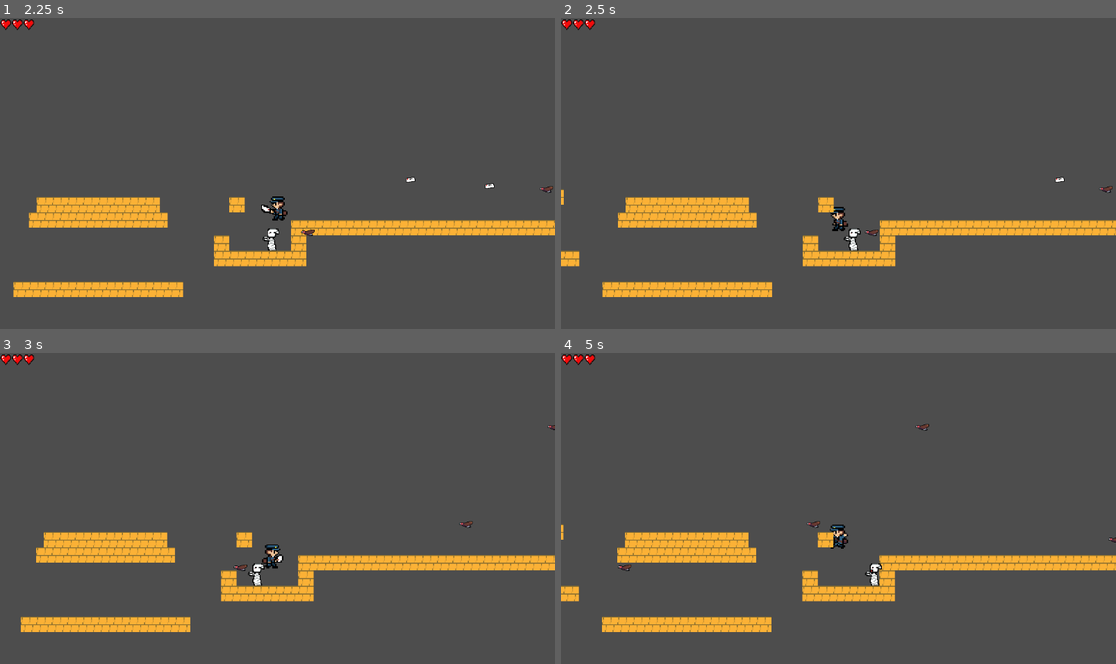
Above: before the commit, frames 1-4 (two rows, left to right).
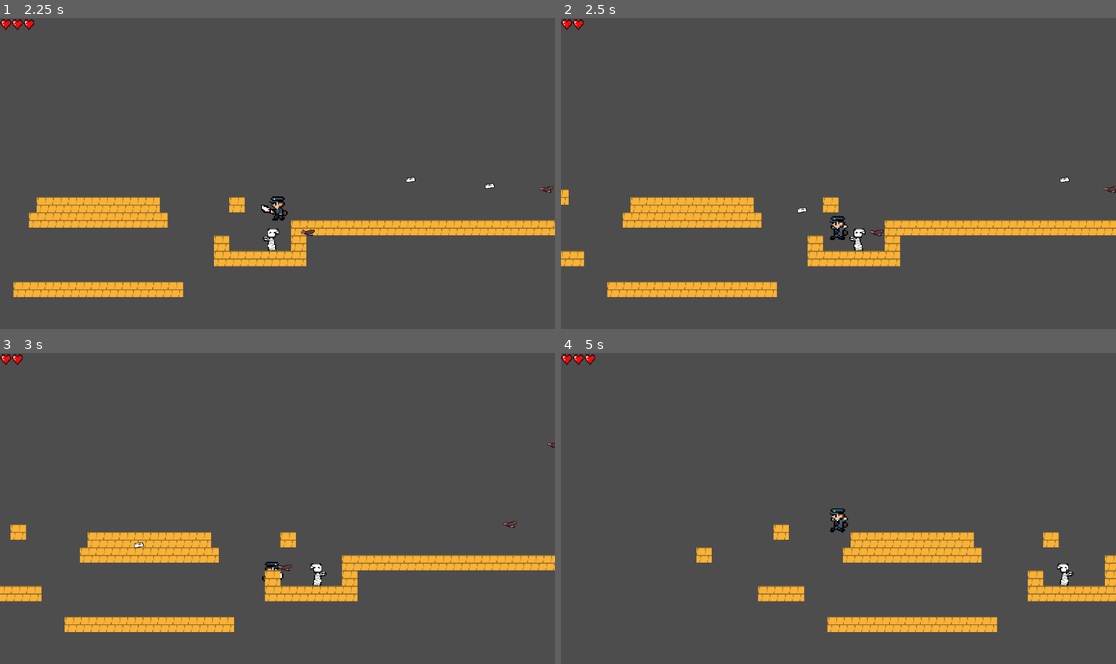
Above: after the commit, the same moments.

Repository: Suukhii/Delivery-through-time
Game: Godot game, scene res://scenes/game.tscn
The game is run twice, just before and just after one commit, with the same random seed, the same clock (stepped at 60 frames per second) and the same inputs.
Inputs:
- Up to frame 1 (2.25 s): hold K (shoot_player_projectile) 0.53-1.28 s; hold Right (move_right) 0.53-2.03 s; tap Space (jump) at 0.77, 1.52 s; tap K (shoot_player_projectile) at 1.35 s; hold Left (move_left) from 2.03 s (still down); hold K (shoot_player_projectile) from 2.03 s (still down)
- Up to frame 2 (2.5 s): keep holding Left (move_left); keep holding K (shoot_player_projectile)
- Up to frame 3 (3 s): release Left (move_left) at 2.78 s; release K (shoot_player_projectile) at 2.78 s; hold Right (move_right) from 2.78 s (still down); tap K (shoot_player_projectile) at 2.85 s
- Up to frame 4 (5 s): tap Space (jump) at 3.02, 3.77, 4.52 s; hold K (shoot_player_projectile) 3.53-4.28 s; release Right (move_right) at 4.28 s; hold Left (move_left) from 4.28 s (still down); tap K (shoot_player_projectile) at 4.35 s

Frame 1 is identical in both runs. In frame 2, 2.6% of the frame differs, in the area x 0-100%, y 0-90%; in frame 3, 6.4%; in frame 4, 13%, in the area x 0-100%, y 22-90%.

Commit message:
added more things

Diff:
--- a/scenes/enemy.tscn
+++ b/scenes/enemy.tscn
@@ -1,7 +1,10 @@
-[gd_scene load_steps=9 format=3 uid="uid://c35aaff7rc6ou"]
+[gd_scene load_steps=10 format=3 uid="uid://c35aaff7rc6ou"]
 
 [ext_resource type="Script" uid="uid://cphre82dxpelq" path="res://scripts/enemy.gd" id="1_4ra3w"]
 [ext_resource type="Texture2D" uid="uid://btfou334tm0io" path="res://assets/sprites/mummy.png" id="2_md0e3"]
+
+[sub_resource type="RectangleShape2D" id="RectangleShape2D_md0e3"]
+size = Vector2(23.875, 41.25)
 
 [sub_resource type="AtlasTexture" id="AtlasTexture_md0e3"]
 atlas = ExtResource("2_md0e3")
@@ -39,11 +42,18 @@
 "speed": 5.0
 }]
 
-[sub_resource type="RectangleShape2D" id="RectangleShape2D_md0e3"]
-size = Vector2(23.875, 41.25)
+[sub_resource type="RectangleShape2D" id="RectangleShape2D_4ra3w"]
+size = Vector2(23.25, 41.25)
 
 [node name="enemy" type="CharacterBody2D" groups=["Enemy"]]
+collision_layer = 2
 script = ExtResource("1_4ra3w")
+
+[node name="DetectionArea" type="Area2D" parent="."]
+
+[node name="CollisionShape2D" type="CollisionShape2D" parent="DetectionArea"]
+position = Vector2(21.0625, -23.375)
+shape = SubResource("RectangleShape2D_md0e3")
 
 [node name="RayCastRight" type="RayCast2D" parent="."]
 position = Vector2(26, -28)
@@ -61,6 +71,8 @@
 frame = 1
 frame_progress = 0.174588
 
-[node name="CollisionShape2D" type="CollisionShape2D" parent="."]
-position = Vector2(21.0625, -23.375)
-shape = SubResource("RectangleShape2D_md0e3")
+[node name="hitbox" type="CollisionShape2D" parent="."]
+position = Vector2(21.375, -23.375)
+shape = SubResource("RectangleShape2D_4ra3w")
+
+[connection signal="body_entered" from="DetectionArea" to="." method="_on_detection_area_body_entered"]
--- a/scenes/player_projectile.tscn
+++ b/scenes/player_projectile.tscn
@@ -7,6 +7,7 @@
 size = Vector2(21, 8.5)
 
 [node name="PlayerProjectile" type="Area2D" groups=["Projectile"]]
+collision_mask = 2
 script = ExtResource("1_lqp5n")
 
 [node name="CollisionShape2D" type="CollisionShape2D" parent="."]
